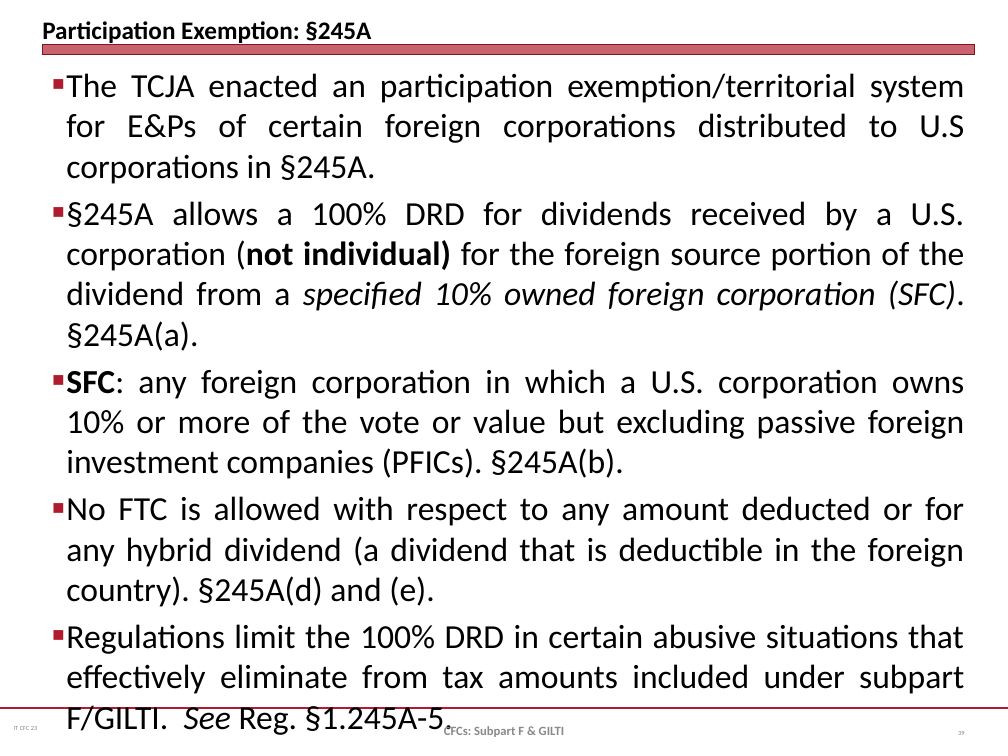
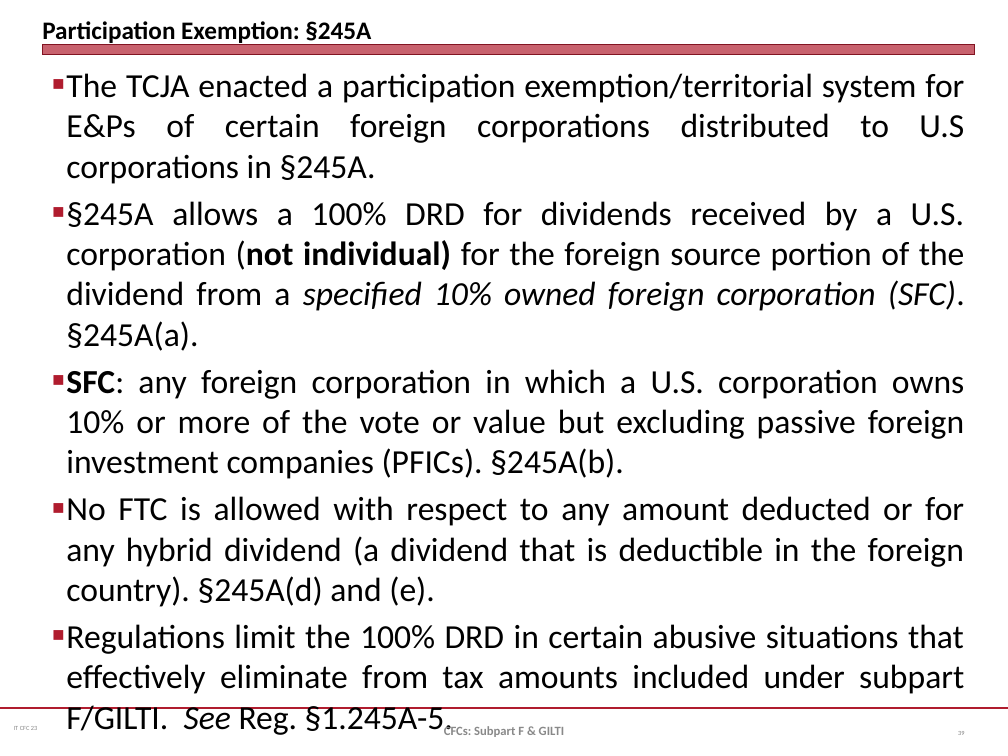
Before and after one commit to jmc877/International-Tax, a slide deck: slide 39 of slides/IT_CFC_23.pptx. Drawn at 1008x756 pixels with LibreOffice and Linux fonts; fonts in the diff are those of the drawing. Boxes give left, top, right and bottom in pixels: in the first picture for what was removed or moved away, otherwise in the second. Text is boxed around its words. In the diff, an @@ line names an element or a change of style, - is before the commit and + after.

```diff
--- a/slides/IT_CFC_23.pptx
+++ b/slides/IT_CFC_23.pptx
@@ text at [66,73,964,184]: text changed @@
-■ The TCJA enacted an participation exemption/territorial system for E&Ps of certain foreign corporations distributed to U.S corporations in §245A.
+■ The TCJA enacted a participation exemption/territorial system for E&Ps of certain foreign corporations distributed to U.S corporations in §245A.
```
Also in this commit, not shown: 13 other slides changed, 4 other files.
